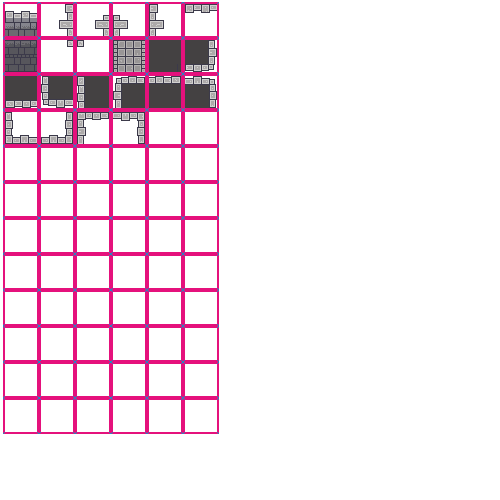
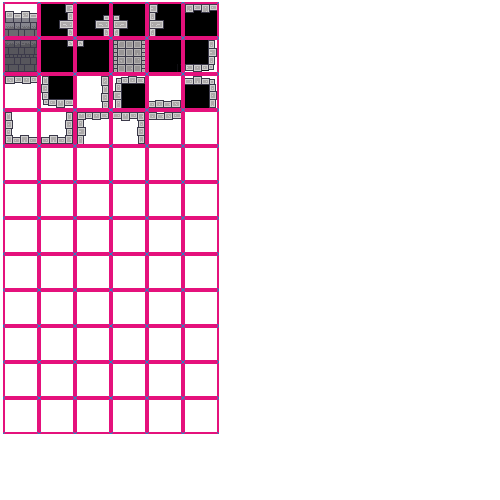
Layered file, before and after one edit (500px x 500px). Changes by layer:
painted on "Calque 12(collé)" over [5, 4, 217, 120]
